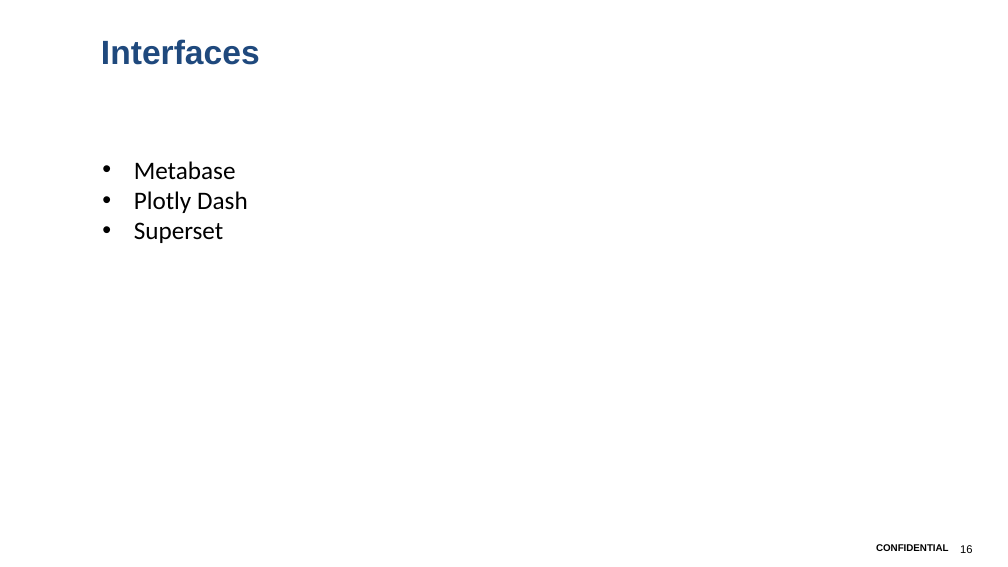
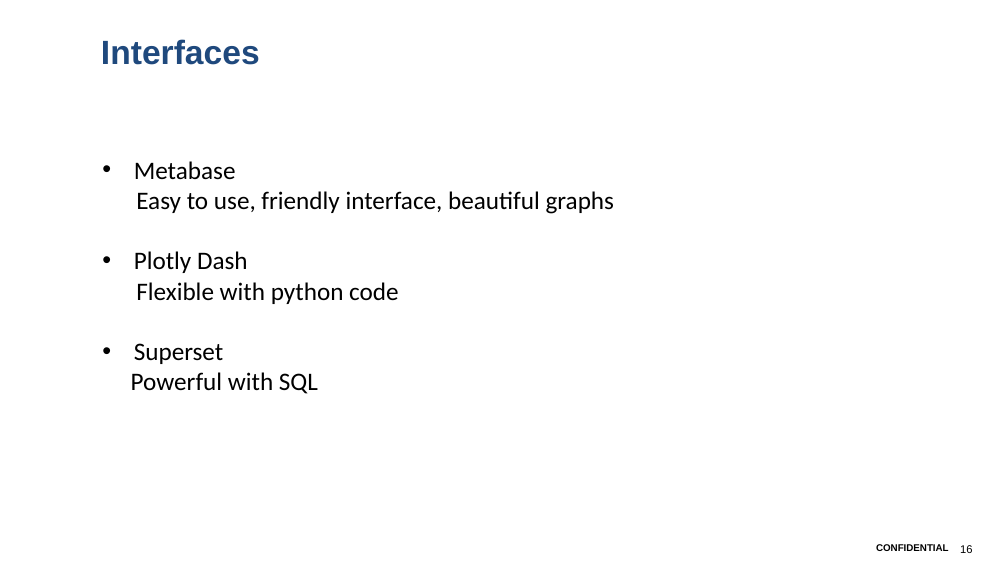
Before and after one commit to chenxu0602/HKJC, a slide deck: slide 17 of PPT/data-analytics-platform.pptx. Drawn at 1008x567 pixels with LibreOffice and Linux fonts; fonts in the diff are those of the drawing; background and template pictures are left out. Boxes give left, top, right and bottom in pixels: in the first picture for what was removed or moved away, otherwise in the second. Text is boxed around its words. In the diff, an @@ line names an element or a change of style, - is before the commit and + after.

```diff
--- a/PPT/data-analytics-platform.pptx
+++ b/PPT/data-analytics-platform.pptx
@@ text at <box>136,191,614,214</box>: paragraph added @@
+Easy to use, friendly interface, beautiful graphs
@@ text at <box>136,282,398,304</box>: paragraph added @@
+Flexible with python code
@@ text at <box>131,372,318,394</box>: paragraph added @@
+Powerful with SQL
```
